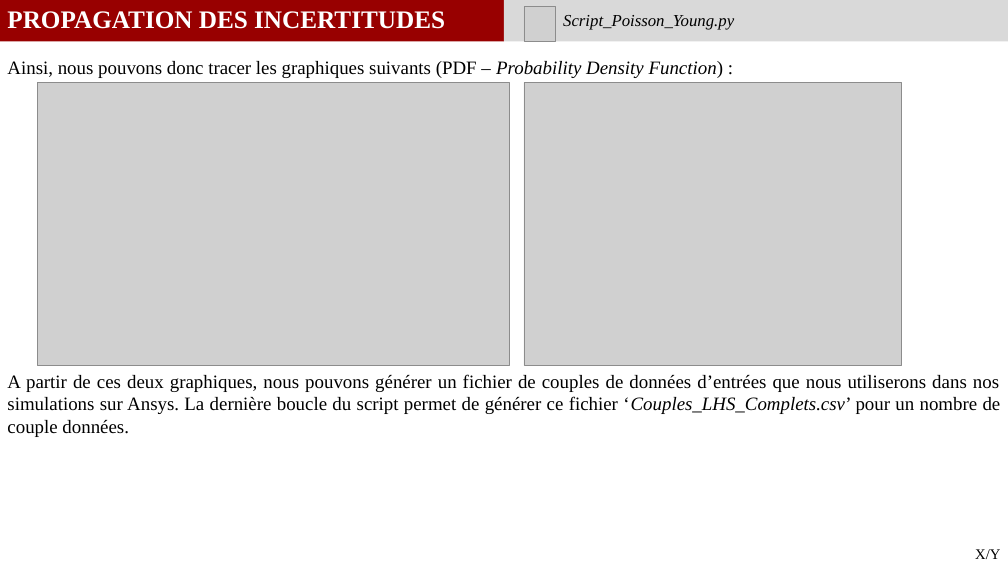
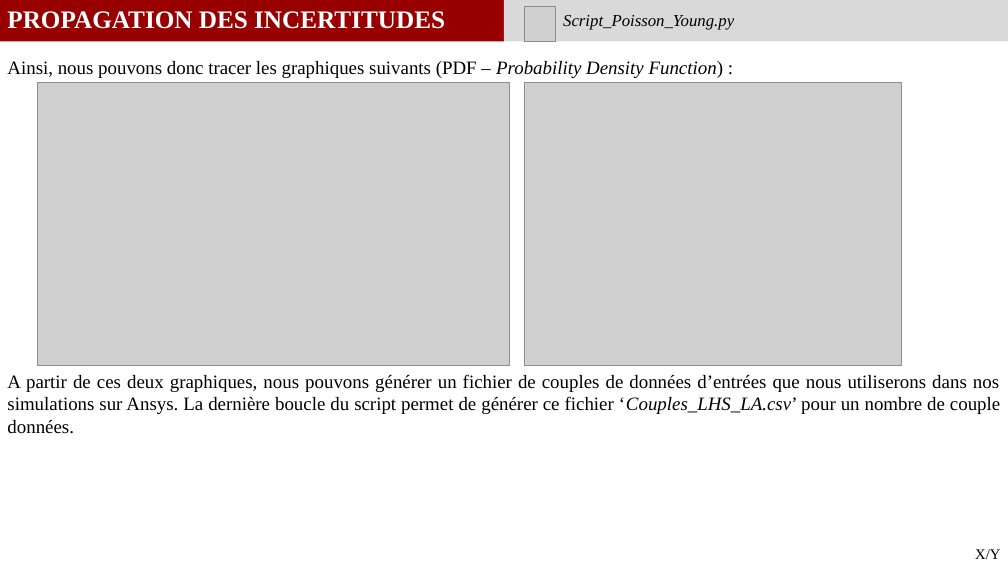
Before and after one commit to GauthierBRUNEL/MEC8211_projet, a slide deck: slide 13 of 03_Rapport/Rapport_Projet.pptx. Drawn at 1008x567 pixels with LibreOffice and Linux fonts; fonts in the diff are those of the drawing; grey boxes stand for pictures. Boxes give left, top, right and bottom in pixels: in the first picture for what was removed or moved away, otherwise in the second. Text is boxed around its words. In the diff, an @@ line names an element or a change of style, - is before the commit and + after.

Commit message:
petite modif, je vais essayer de faire marcher ansys, il est capricieux

```diff
--- a/03_Rapport/Rapport_Projet.pptx
+++ b/03_Rapport/Rapport_Projet.pptx
@@ text at bbox=[7, 374, 1000, 434]: text changed @@
-A partir de ces deux graphiques, nous pouvons générer un fichier de couples de données d’entrées que nous utiliserons dans nos simulations sur Ansys. La dernière boucle du script permet de générer ce fichier ‘Couples_LHS_Complets.csv’ pour un nombre de couple données.
+A partir de ces deux graphiques, nous pouvons générer un fichier de couples de données d’entrées que nous utiliserons dans nos simulations sur Ansys. La dernière boucle du script permet de générer ce fichier ‘Couples_LHS_LA.csv’ pour un nombre de couple données.
```
Also in this commit, not shown: 3 other slides changed, 19 other files.
